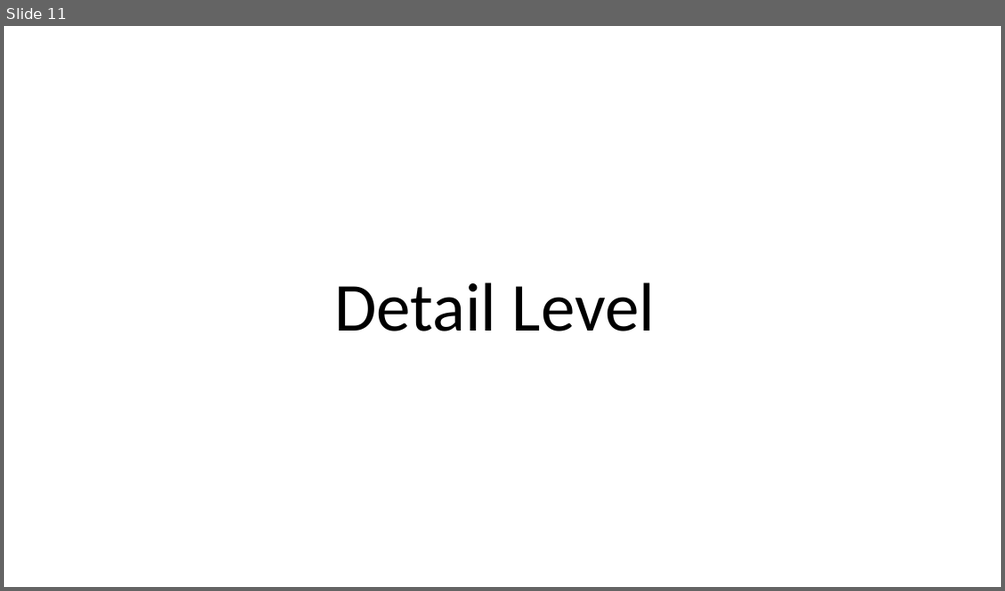
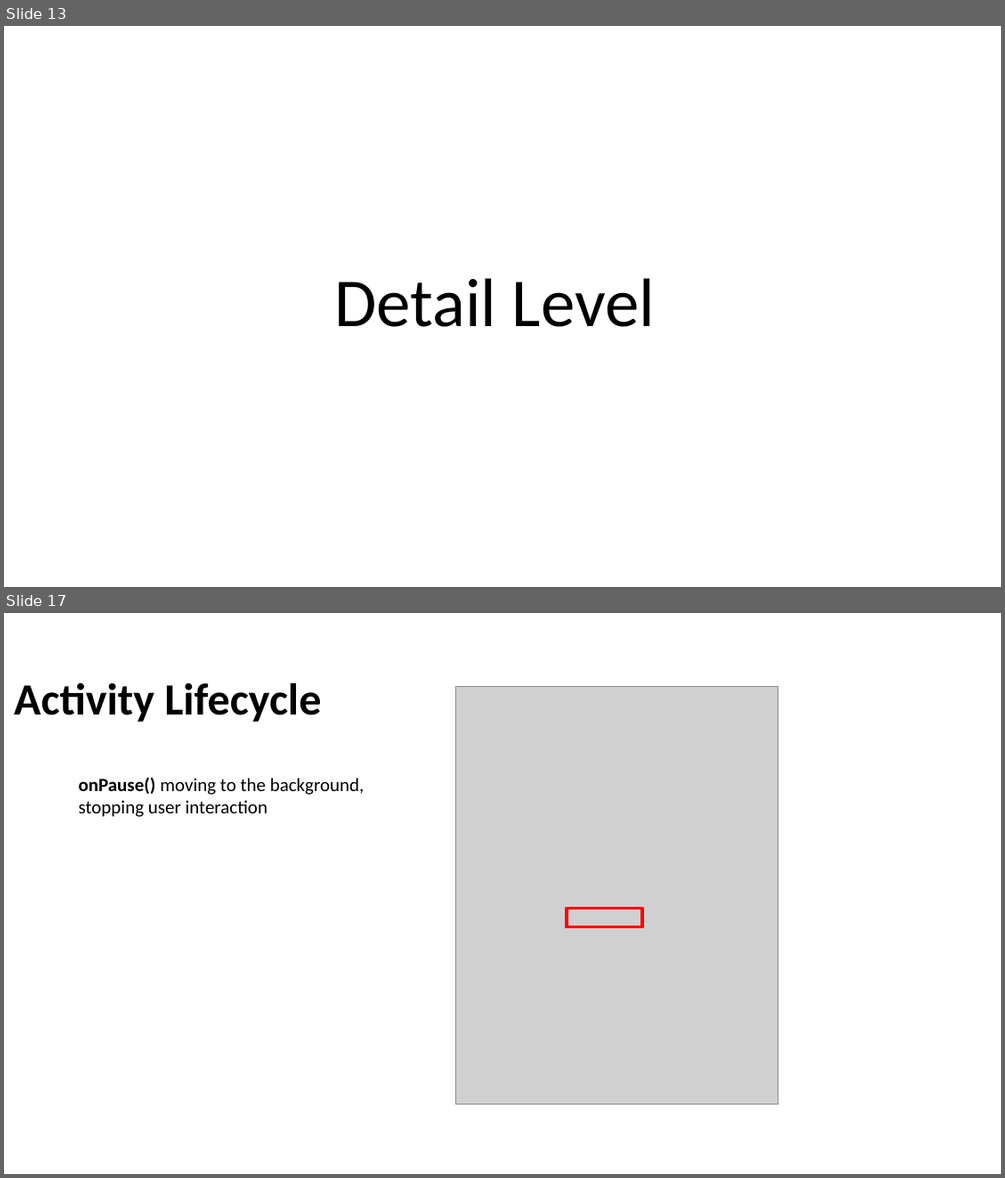
Before and after one commit to Batch-xx/Android-Lunch-Learn, a slide deck: slides/Android Studio_Activities_Fragments.pptx. Shown one above the other, each under a label of ours: slide 11 before the commit, slides 13 and 17 after it; the slides between them are not shown. The pictures are 1005x591 and 1005x1178 pixels, drawn with LibreOffice and Linux fonts; fonts in the diff are those of the drawing; grey boxes stand for pictures; background and template pictures are left out. Boxes give left, top, right and bottom in pixels: in the first picture for what was removed or moved away, otherwise in the second. Text is boxed around its words. In the diff, an @@ line names an element or a change of style, - is before the commit and + after.

Commit message:
Added activity lifecycle and template

```diff
--- a/slides/Android Studio_Activities_Fragments.pptx
+++ b/slides/Android Studio_Activities_Fragments.pptx
@@ slide 17 added at box(4, 613, 1001, 1174), background picture (left out) @@
@@ title added at box(14, 682, 321, 722), 43 pt, text #000000, bold @@
+Activity Lifecycle
@@ picture added at box(455, 687, 778, 1103) @@
@@ text added at box(79, 777, 364, 817), 18 pt, text #000000 @@
+onPause() moving to the background,
+stopping user interaction
@@ rectangle added at box(566, 908, 642, 927), outline #FF0000 3 pt @@
@@ what was slide 11 is now slide 13 @@
@@ slide 13 changed as well @@
@@ text "Detail Level" at box(334, 278, 655, 327): line spacing 0.9 to 1; more space between paragraphs @@
```
Also in this commit, not shown: 11 other slides changed, 9 other slides added, 1 slide removed, 2 other files.
